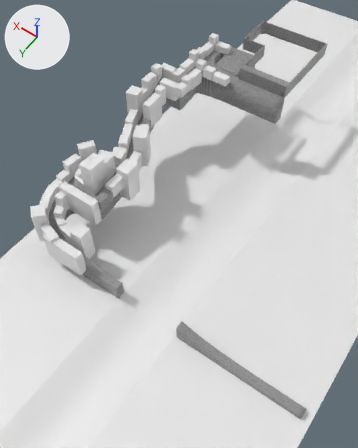
Renders of the glTF model Test3D/res/street.gltf from each side of a commit.
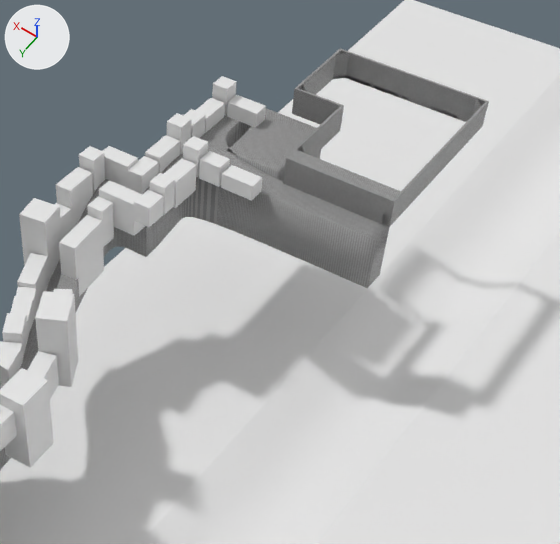
The first picture shows the older version from a 50 mm lens placed at (-285.0, 675.0, 549.0), pointed at (22.0, 245.0, -126.0). The close-ups show both versions on the part from 33% to 100% of the width and 0% to 52% of the height of that picture; other places that the commit changed are outside them. Arrows for +X, +Y and +Z are at upper left; the lights stay in place. Where no turn or scale is listed for an object, it has been applied to the vertices. Vertices at the same position are counted once.

The older version as bpy lines, for what is in view:
```python
me_cube_002 = bpy.data.meshes.new('Cube.002')
me_cube_002.from_pydata(...)  # a box spanning x -7.0..11.6, y -7.0..7.0, z 0.0..17.2
me_cube_006 = bpy.data.meshes.new('Cube.006')
me_cube_006.from_pydata(...)  # 8 vertices, 12 faces; spans x -14.0..19.6, y -7.0..7.0, z -16.3..12.8
me_cube_010 = bpy.data.meshes.new('Cube.010')
me_cube_010.from_pydata(...)  # a box spanning x -14.0..14.0, y -7.0..7.0, z 0.0..12.8
me_plane_001 = bpy.data.meshes.new('Plane.001')
me_plane_001.from_pydata(...)  # 20162 vertices, 40320 faces; spans x -300.0..196.0, y -90.0..408.0, z -189.0..0.0
me_plane_001.materials.append(mat_material_001)  # picture img_grid_png
ob_cube_002 = bpy.data.objects.new('Cube.002', me_cube_002)
ob_cube_002.location = (115.7, 16.0, 0.0)
ob_cube_006 = bpy.data.objects.new('Cube.006', me_cube_006)
ob_cube_006.location = (158.4, 79.0, -7.0)
ob_cube_010 = bpy.data.objects.new('Cube.010', me_cube_010)
ob_cube_010.location = (141.6, -68.0, 0.0)
ob_plane = bpy.data.objects.new('Plane', me_plane_001)
ob_plane.location = (0.0, 0.0, 0.0)
# also in view: 'Cube.007' at (136.0, 79.0, 2.0); 'Cube.003' at (136.0, 38.0, 1.0); 'Plane.001' at (-37.0, 401.0, -164.0); 'Cube' at (45.0, -90.0, 12.0); 'Cube.019' at (199.0, 90.0, -13.0)
```
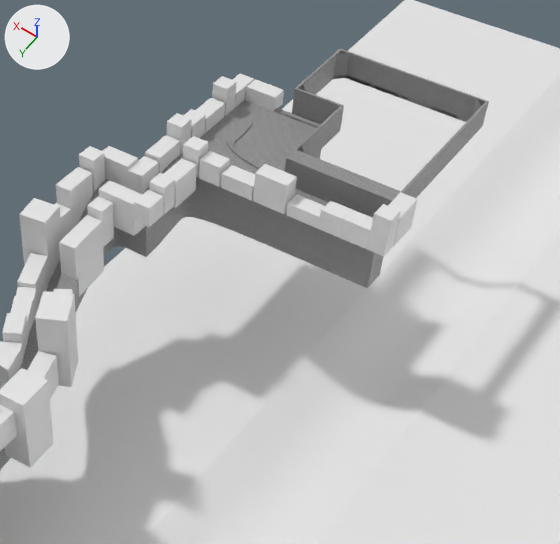
Where the change shows, as pixel boxes [x1, y1, x2, y2] in the close-ups (560 x 544 px):
'Plane', reshaped: before [0, 108, 389, 470]; after [0, 98, 383, 470]
'Cube.010', moved: before [227, 95, 266, 128]; after [246, 79, 284, 111]
'Cube.056', added: after [253, 164, 297, 214]
'Cube.059', added: after [367, 204, 400, 257]
'Cube.060', added: after [341, 210, 373, 249]
'Cube.057', added: after [286, 194, 325, 229]
'Cube.058', added: after [318, 201, 353, 238]
'Cube.061', added: after [388, 192, 417, 247]
'Cube.055', added: after [233, 74, 254, 107]
part 1 of me_plane_001, built on: before [226, 144, 283, 182]; after [226, 98, 321, 172]
part 2 of me_plane_001, surface changed: before [204, 108, 389, 288]; after [204, 100, 383, 288]

The edits, one by one:
me_plane_001 is used by ob_plane; location (0.0, 0.0, 0.0).
me_plane_001 had 20162 vertices, 40320 faces and spanned x -300.0..196.0, y -90.0..408.0, z -189.0..0.0.
me_plane_001 now has 20331 vertices, 40819 faces and spans x -300.0..196.0, y -94.0..408.0, z -189.0..1.0.
Part 1, on me_plane_001:
10 vertices in x 114.0..130.0, y -29.0..-20.0, z -46.0..0.0 move by (-2.0, -1.0, 0.0).
8 vertices in x 121.0..127.0, y -23.0..-20.0, z -46.0..0.0 move by (-4.0, -2.0, 0.0).
8 vertices in x 118.0..127.0, y -26.0..-20.0, z -46.0..0.0 move by (-3.0, -1.0, 0.0).
6 vertices in x 114.0..130.0, y -29.0..-23.0, z -46.0..0.0 move by (-1.0, -1.0, 0.0).
4 vertices in x 127.0..130.0, y -20.0, z -46.0..0.0 move by (-5.0, -3.0, 0.0).
6 vertices move from x 74.0..157.0, y -90.0..-12.0, z -46.0..0.0 to x 69.0..157.0, y -90.0..-12.0, z -46.0..0.0.
169 vertices are added at x 69.0..157.0, y -94.0..-12.0, z 1.0.
499 new faces join them.
me_plane_001 part 2: 40320 kept faces spanning x -300.0..196.0, y -90.0..408.0, z -189.0..0.0 get new texture (UV) coordinates.
Mesh me_cube_061 is new.
It is a box spanning x -7.0..7.0, y -14.0..14.0, z 0.0..25.5.
Mesh me_cube_060 is new.
It is a box spanning x -8.8..13.5, y -7.0..7.0, z 0.0..17.2.
Mesh me_cube_059 is new.
It is a box spanning x -7.0..7.0, y -7.0..7.0, z 0.0..32.1.
Mesh me_cube_057 is new.
It is a box spanning x -14.0..14.0, y -7.0..7.0, z 0.0..10.6.
Mesh me_cube_056 is new.
It is a box spanning x -14.0..14.0, y -7.0..7.0, z 0.0..25.5.
Mesh me_cube_031 is new.
It is a box spanning x -7.0..7.0, y -14.0..14.0, z 0.0..12.8.
Object 'Cube.010' (ob_cube_010) moves from (141.6, -68.0, 0.0) to (141.6, -96.6, 0.0).
Object 'Cube.061' (ob_cube_061) is new; it shows me_cube_061.
Its location is (-29.5, -5.2, 0.0).
Object 'Cube.060' (ob_cube_060) is new; it shows me_cube_060.
Its location is (-13.0, 16.0, 0.0).
Object 'Cube.059' (ob_cube_059) is new; it shows me_cube_059.
Its location is (-29.0, 16.0, 0.0).
Object 'Cube.058' (ob_cube_058) is new; it shows a copy of the mesh of ob_cube_002.
Its location is (7.8, 16.0, 0.0).
Object 'Cube.057' (ob_cube_057) is new; it shows me_cube_057.
Its location is (33.5, 16.0, 0.0).
Object 'Cube.056' (ob_cube_056) is new; it shows me_cube_056.
Its location is (63.5, 16.0, 0.0).
Object 'Cube.055' (ob_cube_055) is new; it shows me_cube_031.
Its location is (164.0, -89.5, 0.0).
